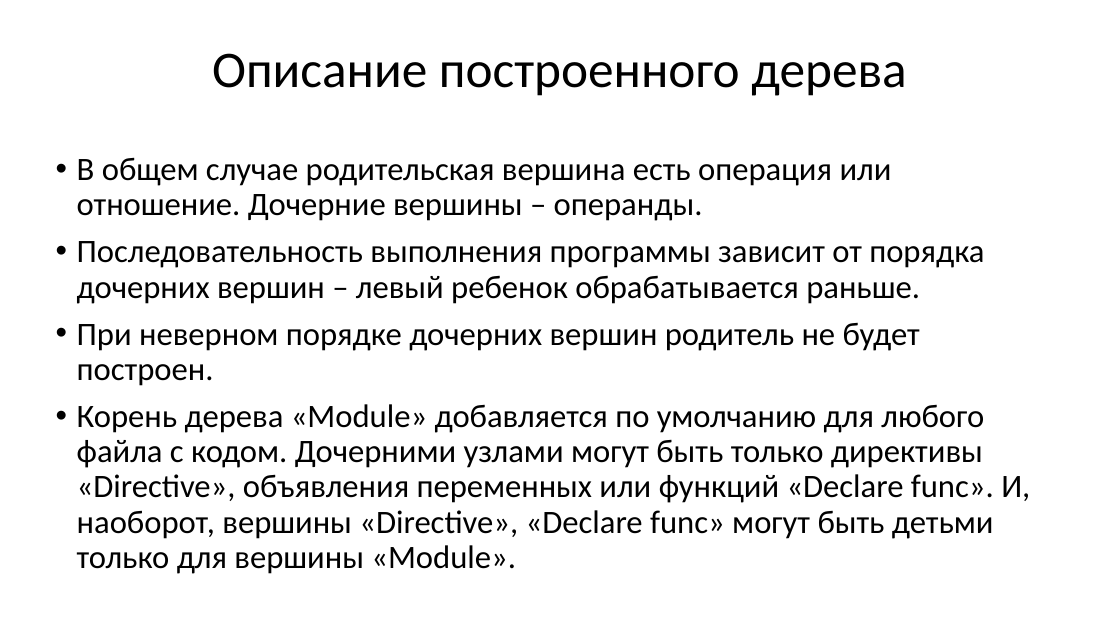
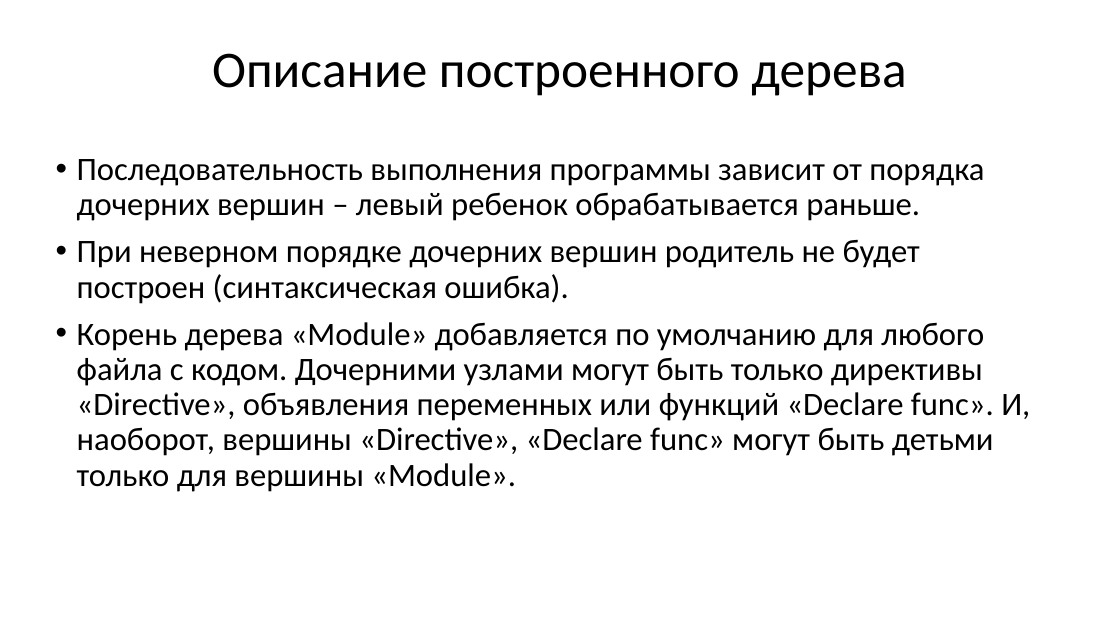
Before and after one commit to goddamnteam/korzun, a slide deck: slide 9 of task1.pptx (slide 6 before the commit). Drawn at 1120x630 pixels with LibreOffice and Linux fonts; fonts in the diff are those of the drawing. Boxes give left, top, right and bottom in pixels: in the first picture for what was removed or moved away, otherwise in the second. Text is boxed around its words. In the diff, an @@ line names an element or a change of style, - is before the commit and + after.

```diff
--- a/task1.pptx
+++ b/task1.pptx
@@ text at (x1=77, y1=157, x2=892, y2=221): paragraph removed @@
-• В общем случае родительская вершина есть операция или отношение. Дочерние вершины – операнды.
@@ text at (x1=77, y1=240, x2=920, y2=304): text changed @@
-• При неверном порядке дочерних вершин родитель не будет построен.
+• При неверном порядке дочерних вершин родитель не будет построен (синтаксическая ошибка).
```
Also in this commit, not shown: 7 other slides changed, 5 slides added, 2 slides removed.
